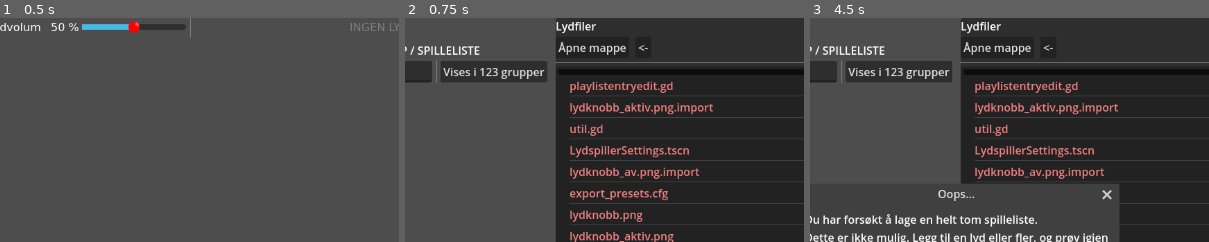
Above: before the commit, frames 1-3 (left to right).
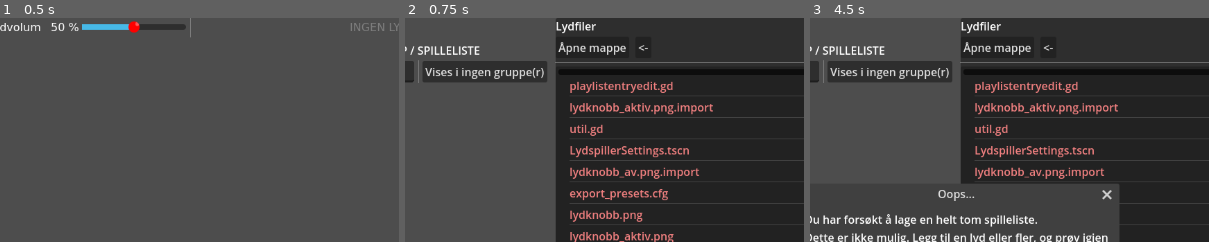
Above: after the commit, the same moments.

Repository: KvaGram/fotballklubb_music_app
Game: Godot game, scene res://lydspiller_panel.tscn
The game is run twice, just before and just after one commit, with the same random seed, the same clock (stepped at 60 frames per second) and the same inputs.
Inputs:
- Up to frame 1 (0.5 s): no input
- Up to frame 2 (0.75 s): click "Rediger lister og knapper" at 0.5 s
- Up to frame 3 (4.5 s): click "Til Avspilling" at 1.25 s; click "Stopp lyden" at 2 s; click "Stopp lyden" at 2.75 s; click "Rediger lister og knapper" at 3.5 s; click "Lagre og lukk" at 4.25 s
The pictures show only the part of the screen within x 32-82%, y 0-50%; the shares and areas given below are measured in that part.

Frame 1 is identical in both runs. In frame 2, 1.0% of the frame differs, in the area x 2-36%, y 18-30%; in frame 3, 1.0%.

Commit message:
Add groups to playlist panel

Diff:
--- a/EditorGroupsDialog.gd
+++ b/EditorGroupsDialog.gd
@@ -2,34 +2,44 @@
 
 const reserved_names:PackedStringArray = ["TRASH"]
 var groups:PackedStringArray
+var n_groups:Array
 var buttons:Array[CheckBox]
 
 signal bad_group_name(name:String)
 
-func clearAndUpdate(groups:PackedStringArray):
+func clearAndUpdate(new_groups:PackedStringArray):
 	for c in %listGroups.get_children():
 		c.free()
 	buttons.clear()
-	self.groups = groups
+	n_groups.clear()
+	groups = new_groups
 	for g in groups:
 		var btn:CheckBox = CheckBox.new()
 		btn.text = g
 		%listGroups.add_child(btn)
 		buttons.append(btn)
+	generateGroupName()
+
+#generate a new group name. Tries 200 times max
+func generateGroupName():
 	%txtNewGroup.text = ""
-	#generate a new group name. Tries 200 times max.
 	for i in range(200):
 		var n:String = "ny gruppe %d"%[i]
-		if not n in groups:
+		if not n in groups and n not in n_groups:
 			%txtNewGroup.text = n
 			break
 
 func select(index:int):
 	buttons[index].button_pressed = true
 
-func selectByName(group:String):
+func selectByName(group:String)->bool:
 	if group in groups:
 		select(groups.find(group))
+		return true
+	if group in n_groups:
+		select(n_groups.find(group)+groups.size())
+		return true
+	return false
 
 func deselect(index:int):
 	buttons[index].button_pressed = false
@@ -37,27 +47,36 @@
 func deselectByName(group:String):
 	if group in groups:
 		deselect(groups.find(group))
-
+		return true
+	if group in n_groups:
+		deselect(n_groups.find(group)+groups.size())
+		return true
+	return false
 func getSelected()->Array[String]:
 	var selected:Array[String] = []
-	for i in range(groups.size()):
+	for i in range(buttons.size()):
 		if buttons[i].button_pressed:
-			selected.append(groups[i])
+			selected.append(buttons[i].text)
 	return selected
 
 func _on_add_group():
 	var n:String = %txtNewGroup.text
+	#if name is bad or reserved, reject it and report.
+	if n.length() < 2 or n in reserved_names:
+		emit_signal("bad_group_name", n)
+		return
 	#sigh.. if adding existing group, just select it.
 	if n in groups:
 		deselectByName(n)
 		return
-	#if name is bad or reserved, reject it and report.
-	if n.length() < 2 or n in reserved_names:
-		emit_signal("bad_group_name", n)
+	#if n exist as a group name, select it.
+	if selectByName(n):
 		return
 	#finally, add the group.
+	n_groups.append(n)
 	var btn:CheckBox = CheckBox.new()
 	btn.text = n
 	btn.button_pressed = true
 	%listGroups.add_child(btn)
 	buttons.append(btn)
+	generateGroupName()
--- a/LydspillerSettings.gd
+++ b/LydspillerSettings.gd
@@ -228,7 +228,9 @@
 	for c in %boxListContent.get_children():
 		c.free()
 	%txtListName.clear()
+	usegroups = util.getAllGroups(playlistdata)
 	%groupsDialog.clearAndUpdate(usegroups)
+	%btnGroups.text = "Vises i ingen gruppe(r)"
 	for i in range(200):
 		var s = "liste %s" % [i]
 		if not s in playlistdata.keys():
@@ -352,10 +354,22 @@
 	%txtListName.text = data.get("name", "")
 	for e in data.get("list", []):
 		addListEntry(e)
+	var g_count = 0
 	for g in data.get("groups", []):
-		%groupsDialog.select_by_name(g)
+		if g == "TRASH":
+			continue
+		%groupsDialog.selectByName(g)
+	updateGroupsButton()
 	selected_index = index
 
+func updateGroupsButton():
+	var count = %groupsDialog.getSelected().size()
+	if count <= 0:
+		%btnGroups.text = "Vises i ingen gruppe(r)"
+	elif count >= usegroups.size():
+		%btnGroups.text = "Vises i  alle gruppe(r)"
+	else:
+		%btnGroups.text = "vises i %4d gruppe(r)"%[count]
 func _panicRepopulateElements(callername):
 	printerr("Something went wrong with " + callername + " Re-populating element list.")
 	populateElementList()
@@ -365,5 +379,5 @@
 	save_data()
 	get_tree().change_scene_to_file("res://lydspiller_panel.tscn")
 
-func _on_groups_dialog_bad_group_name(name):
-	show_error(error_text7 % [name])
+func _on_groups_dialog_bad_group_name(bad_name):
+	show_error(error_text7 % [bad_name])
--- a/LydspillerSettings.tscn
+++ b/LydspillerSettings.tscn
@@ -225,3 +225,6 @@
 [connection signal="item_activated" from="VBoxContainer/HSplitContainer/Panel2/VBoxContainer/Tree" to="." method="_on_tree_item_activated"]
 [connection signal="dir_selected" from="FileDialog" to="." method="_on_file_dialog_dir_selected"]
 [connection signal="bad_group_name" from="groupsDialog" to="." method="_on_groups_dialog_bad_group_name"]
+[connection signal="canceled" from="groupsDialog" to="." method="updateGroupsButton"]
+[connection signal="close_requested" from="groupsDialog" to="." method="updateGroupsButton"]
+[connection signal="confirmed" from="groupsDialog" to="." method="updateGroupsButton"]
--- a/lydspiller_panel.gd
+++ b/lydspiller_panel.gd
@@ -10,6 +10,8 @@
 var master_volume:int
 #var playlist_mode:bool = false
 var playlistdata:Dictionary = {}
+var groups:PackedStringArray
+var sel_group:int
 
 var cache:Dictionary #where key is path as a string, value is audiostream.
 var loadrequest:Array
@@ -30,6 +32,23 @@
 	var status:int = config.load(_config_path)
 	if status == OK:
 		playlistdata = config.get_value("playlists", "lists", {})
+	groups = util.getAllGroups(playlistdata)
+	sel_group = -1
+	if status == OK:
+		sel_group = groups.find(config.get_value("playlists", "last_group", ""))
+	for c in %boxGroups.get_children():
+		c.free()
+	for g in groups:
+		var n = Control.new()
+		n.name = g
+		%boxGroups.add_child(n)
+	if groups.size() > 0:
+		if sel_group < 0:
+			sel_group = 0
+			%boxGroups.current_tab = 0
+		else:
+			%boxGroups.current_tab = sel_group
+
 	populateGrid()
 	#Do not quit application automatically.
 	get_tree().set_auto_accept_quit(false)
@@ -61,6 +80,7 @@
 #saves any changes to the playlists. Possible changes are play indicies and autoplay status.
 func save_data():
 	config.set_value("playlists", "lists", playlistdata)
+	config.set_value("playlists", "last_group", "" if sel_group < 0 else groups[sel_group])
 	config.save(_config_path)
 
 func onAudioFinished():
@@ -83,12 +103,17 @@
 
 #populates the gridPlayElements with playlistcontroller instances.
 func populateGrid():
+	var g:String = "" if sel_group < 0 else groups[sel_group]
 	for c in %gridPlayElements.get_children():
 		%gridPlayElements.remove_child(c)
 		c.queue_free()
 	var entries:Array = []
 	entries.resize(playlistdata.size())
 	for e in playlistdata.values():
+		var listgroups = e.get("groups",[])
+		#If a list is trashed, ignore. If a group is selected, ignore if not in group.
+		if "TRASH" in listgroups or (sel_group > 0 and not g in listgroups):
+			continue
 		var n:PlaylistController = playlistcontroller.instantiate()
 		n.setPlaylist(e)
 		n.play.connect(play)
@@ -166,3 +191,10 @@
 func _on_slid_vol_value_changed(value):
 	master_volume = value
 	%txtVol.text = "%3d %%" % [value]
+
+
+func changeGroupByIndex(groupindex):
+	if groupindex < 0 or groupindex >= groups.size():
+		return
+	sel_group = groupindex
+	populateGrid()
--- a/lydspiller_panel.tscn
+++ b/lydspiller_panel.tscn
@@ -138,6 +138,22 @@
 mouse_filter = 2
 color = Color(0, 0.784314, 0, 1)
 
+[node name="boxGroups" type="TabContainer" parent="VBoxContainer"]
+unique_name_in_owner = true
+layout_mode = 2
+tab_alignment = 1
+
+[node name="gruppe 1" type="Control" parent="VBoxContainer/boxGroups"]
+layout_mode = 2
+
+[node name="gruppe 2" type="Control" parent="VBoxContainer/boxGroups"]
+visible = false
+layout_mode = 2
+
+[node name="gruppe 3" type="Control" parent="VBoxContainer/boxGroups"]
+visible = false
+layout_mode = 2
+
 [node name="content" type="ScrollContainer" parent="VBoxContainer"]
 layout_mode = 2
 size_flags_vertical = 3
@@ -174,3 +190,4 @@
 [connection signal="pressed" from="VBoxContainer/header/btnStop" to="." method="stop"]
 [connection signal="pressed" from="VBoxContainer/header/btnSettings" to="." method="switchToSettingsScene"]
 [connection signal="value_changed" from="VBoxContainer/header/slidVol" to="." method="_on_slid_vol_value_changed"]
+[connection signal="tab_changed" from="VBoxContainer/boxGroups" to="." method="changeGroupByIndex"]
--- a/util.gd
+++ b/util.gd
@@ -70,9 +70,9 @@
 	var m:int = int(sec) / 60
 	return "%02d:%02d" % [m, s]
 
-static func get8bitCharStringFromfile(file:FileAccess, len:int) -> String:
+static func get8bitCharStringFromfile(file:FileAccess, stringlen:int) -> String:
 	var s:String = ""
-	for i in len:
+	for i in stringlen:
 		s += char(file.get_8())
 	return s
 
@@ -80,7 +80,7 @@
 static func getAllGroups(playlists:Dictionary) -> PackedStringArray:
 	var groups = []
 	for l in playlists.values():
-		var g:Array[String] = l.get("groups", [])
+		var g:Array = l.get("groups", [])
 		if "TRASH" in g:
 			continue
 		for n in g:
